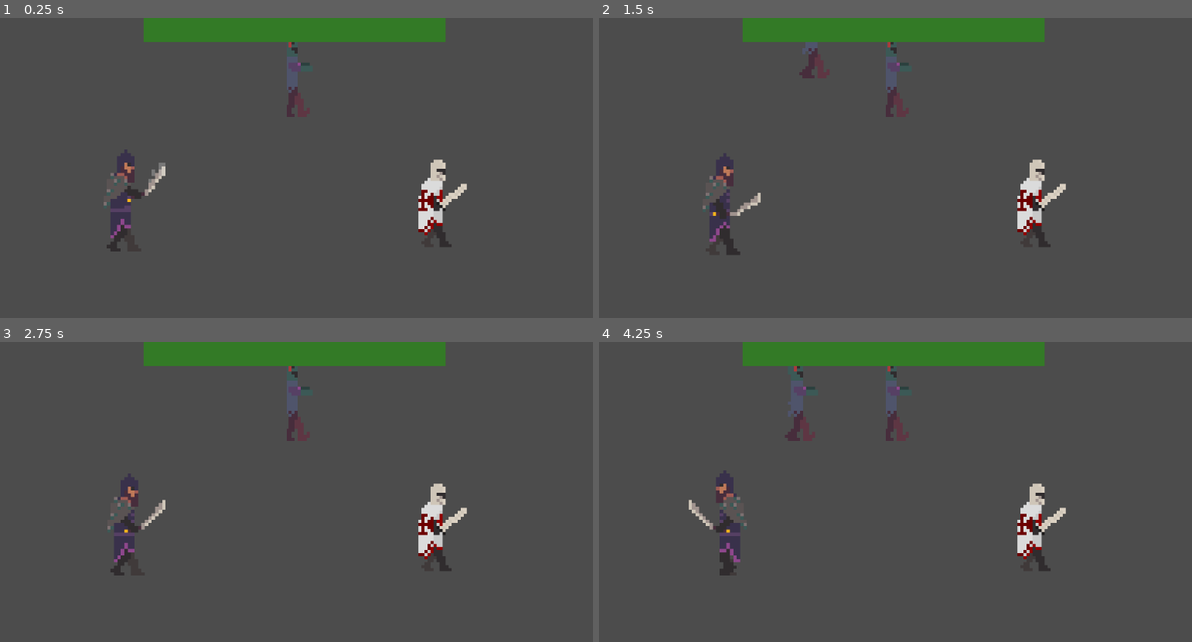
Above: before the commit, frames 1-4 (two rows, left to right).
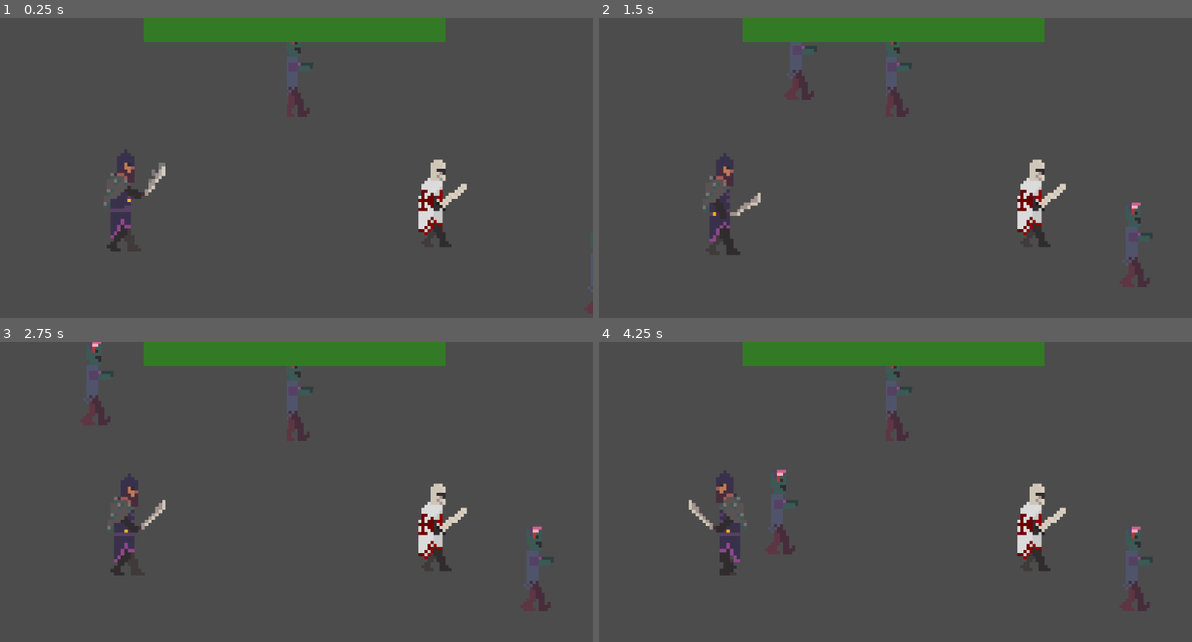
Above: after the commit, the same moments.

Repository: imav97/GMTK2021
Game: Godot game, scene res://Maps/Main0.tscn
The game is run twice, just before and just after one commit, with the same random seed, the same clock (stepped at 60 frames per second) and the same inputs. This scene is started directly instead of the project's main scene. The engine's default icon, where the game draws it, is replaced by a stand-in: a white triangle on a blue panel in a dark square.
Inputs (mouse positions are in pixels of both pictures, inside the frame that each line leads up to):
- Up to frame 1 (0.25 s): no input
- Up to frame 2 (1.5 s): move the mouse to (1020, 180) at 0.52 s; hold D (right) 0.53-1.28 s; hold Space (simple_attack) 0.53-1.28 s; click (1020, 180) at 0.67 s; move the mouse to (759, 216) at 1.27 s; hold S (down) from 1.28 s (still down); click (759, 216) at 1.35 s
- Up to frame 3 (2.75 s): tap Space (simple_attack) at 1.55, 2.3 s; move the mouse to (343, 444) at 2.02 s; release S (down) at 2.03 s; hold D (right) from 2.03 s (still down); hold Shift (mana_attack) from 2.03 s (still down)
- Up to frame 4 (4.25 s): move the mouse to (853, 594) at 2.77 s; release D (right) at 2.78 s; release Shift (mana_attack) at 2.78 s; hold W (up) 2.78-3.53 s; tap Space (simple_attack) at 2.85 s; click (853, 594) at 2.92 s; move the mouse to (1067, 576) at 3.52 s; hold A (left) from 3.53 s (still down); hold Space (simple_attack) from 3.53 s (still down)

The runs differ from the first frame. In frame 1, 0.1% of the frame differs, in the area x 48-100%, y 7-92%; in frame 2, 0.9%; in frame 3, 0.8%; in frame 4, 1.2%, in the area x 28-94%, y 7-90%.
Error after the commit: Invalid call. Nonexistent function 'take_damage' in base 'KinematicBody2D (MouseCharacter.gd)'. (res://BaseZombie.gd:19)

Commit message:
Fix Zombies not chasing character on maps

Diff:
--- a/gmtk2021/BaseZombie.gd
+++ b/gmtk2021/BaseZombie.gd
@@ -1,44 +1,30 @@
 extends KinematicBody2D
 
 const ACCELERATION: int = 5
-const DETECTION_RANGE: int = 60000
+const DETECTION_RANGE: int = 100000
+const ATTACK_RANGE: int = 30000
+
+export var damage: int = 10
 
 var player: KinematicBody2D
-var is_chasing: bool = false
-
-var velocity := Vector2.ZERO
 var speed := 100
-
 var health := 100
 
-
-
-#func init(character: KinematicBody2D) -> void:
-#	player = character
+func _ready():
+	player = get_parent().get_node("Character")
 
 func _physics_process(delta: float) -> void:
 	if !player == null:
+		if self.position.distance_squared_to(player.global_position) < ATTACK_RANGE:
+			player.take_damage(self.damage)
+
 		if self.position.distance_squared_to(player.position) < DETECTION_RANGE:
-			var player_direction = (player.position - self.position).normalized()
+			var player_direction = (player.global_position - self.global_position).normalized()
 			move_and_slide(speed * player_direction)
-
-
-	if health <= 0:
-		get_tree().queue_delete(self)
 
 
 func take_damage(damage: int) -> void:
 	health -= damage
-	print('melee hit registered')
-
-
-func get_movement_direction():
-	if self.position.x < player.position.x:
-		velocity.x += 1
-	else:
-		velocity.x -= 1
-
-	if self.position.y < player.position.y:
-		velocity.y += 1
-	else:
-		velocity.y -= 1
+	# TODO: Add VFX
+	if health <= 0:
+		queue_free()
--- a/gmtk2021/BaseZombie.tscn
+++ b/gmtk2021/BaseZombie.tscn
@@ -29,7 +29,6 @@
 [node name="Sprite" type="Sprite" parent="."]
 texture = ExtResource( 2 )
 hframes = 4
-frame = 2
 
 [node name="CollisionShape2D" type="CollisionShape2D" parent="."]
 shape = SubResource( 1 )
